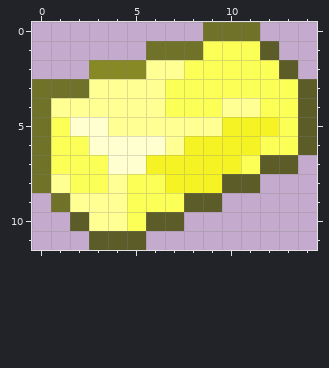
Edited in one commit: pixel-art sprite (Content/Items/Placeables/ElectrumBar.png). Above, as it was before the edit.
The file is 30x24 pixels, drawn in blocks of 2x2; one block is one cell here.
The same view after the edit:
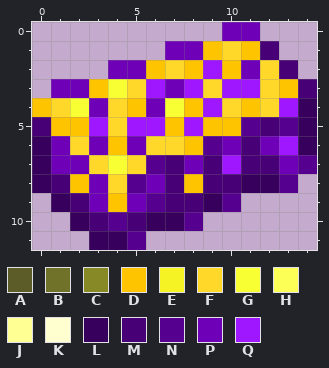
Palette (. is transparent): A #5b5c28  B #6f7228  C #878927  D #ffc400  E #f5f324  F #ffd829  G #f8ff33  H #fcff55  J #ffff93  K #ffffcf  L #37005d  M #470076  N #56008f  P #6e00b8  Q #9e17ff
The commit says: Edit electrum ore/bar texture
Change:
Changed rows in their new state; - is an unchanged pixel.
first column x 0:
 0 ---------.PP---
 1 ------.PPDFDM--
 2 ---.PPDFDQDPFM-
 3 .PPDGFQPQFQQFDM
 4 DFGPFDPGDQFDFQL
 5 MDDQFQQDQDDNMNL
 6 LPFPDPFFDNPMPQL
 7 LPPFGFNMPMQMMPN
 8 LMDPFNPMDMMLLN-
 9 -LMPDPNMMLN----
10 --LMNMLLN------
11 ---LLN---------
